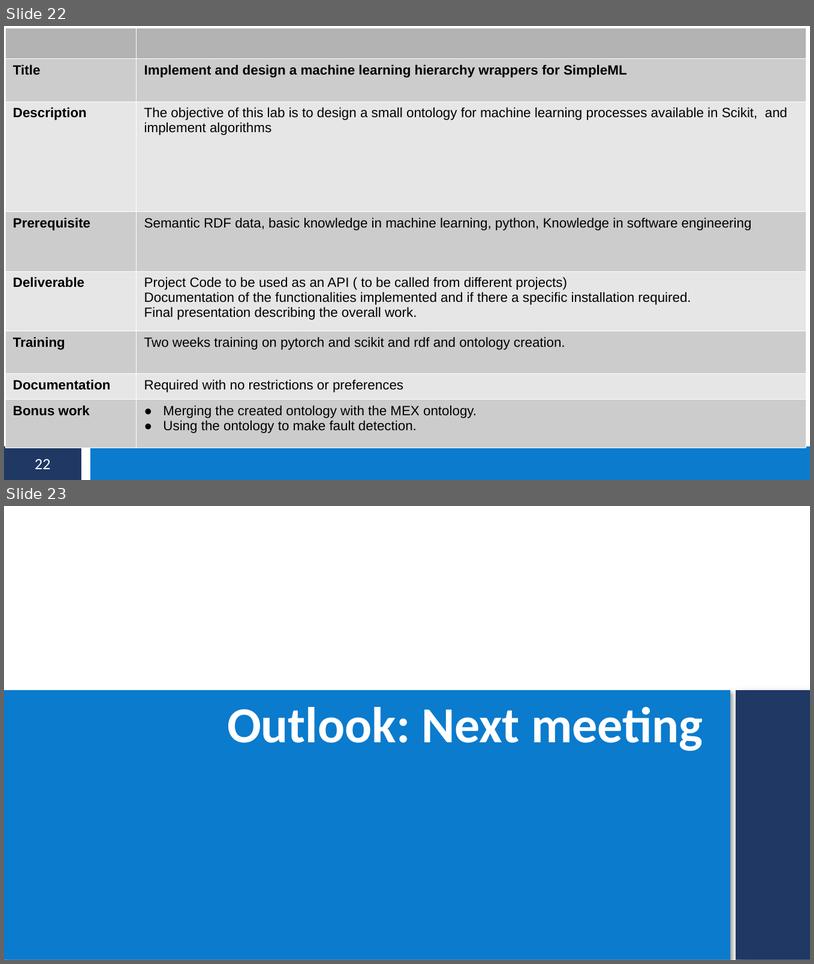
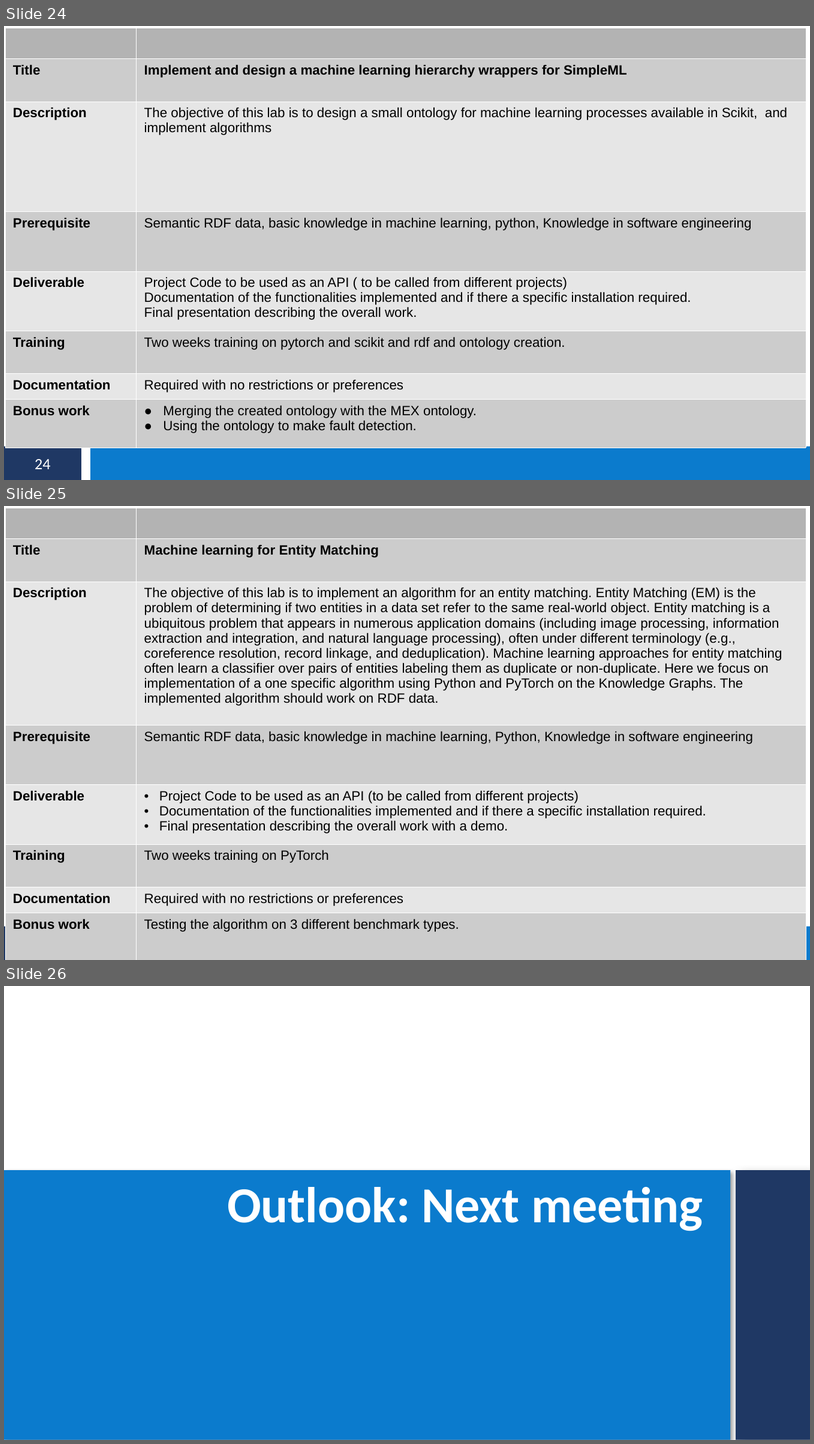
Before and after one commit to s6fikass/semanticweblab2020-2021, a slide deck: Lab Slides/01-Intro.pptx. Shown one above the other, each under a label of ours: slides 22 and 23 before the commit, slides 24, 25 and 26 after it. The pictures are 814x964 and 814x1444 pixels, drawn with LibreOffice and Linux fonts; fonts in the diff are those of the drawing. Boxes give left, top, right and bottom in pixels: in the first picture for what was removed or moved away, otherwise in the second. Text is boxed around its words. In the diff, an @@ line names an element or a change of style, - is before the commit and + after.

Commit message:
added a 6th project

```diff
--- a/Lab Slides/01-Intro.pptx
+++ b/Lab Slides/01-Intro.pptx
@@ slide 25 added at (4, 506, 810, 960), background #FFFFFF; not listed: 2 template elements that a slide beside it also shows @@
@@ table added at (5, 508, 806, 960), 8 rows, 2 columns @@
+ | 
+Title | Machine learning for Entity Matching
+Description | The objective of this lab is to implement an algorithm for an entity matching. Entity Matching (EM) is the problem of determining if two entities in a data set refer to the same real-world object. Entity matching is a ubiquitous problem that appears in numerous application domains (including image processing, information extraction and integration, and natural language processing), often under different terminology (e.g., coreference resolution, record linkage, and deduplication). Machine learning approaches for entity matching / often learn a classifier over pairs of entities labeling them as duplicate or non-duplicate. Here we focus on implementation of a one specific algorithm using Python and PyTorch on the Knowledge Graphs. The implemented algorithm should work on RDF data.
+Prerequisite | Semantic RDF data, basic knowledge in machine learning, Python, Knowledge in software engineering
+Deliverable | Project Code to be used as an API (to be called from different projects) / Documentation of the functionalities implemented and if there a specific installation required. / Final presentation describing the overall work with a demo.
+Training | Two weeks training on PyTorch
+Documentation | Required with no restrictions or preferences
+Bonus work | Testing the algorithm on 3 different benchmark types.
@@ what was slide 22 is now slide 24 @@
@@ page number at (35, 459, 50, 469): text changed @@
-22
+24
@@ what was slide 23 is now slide 26 @@
```
Also in this commit, not shown: 1 slide changed, 2 other slides added.
